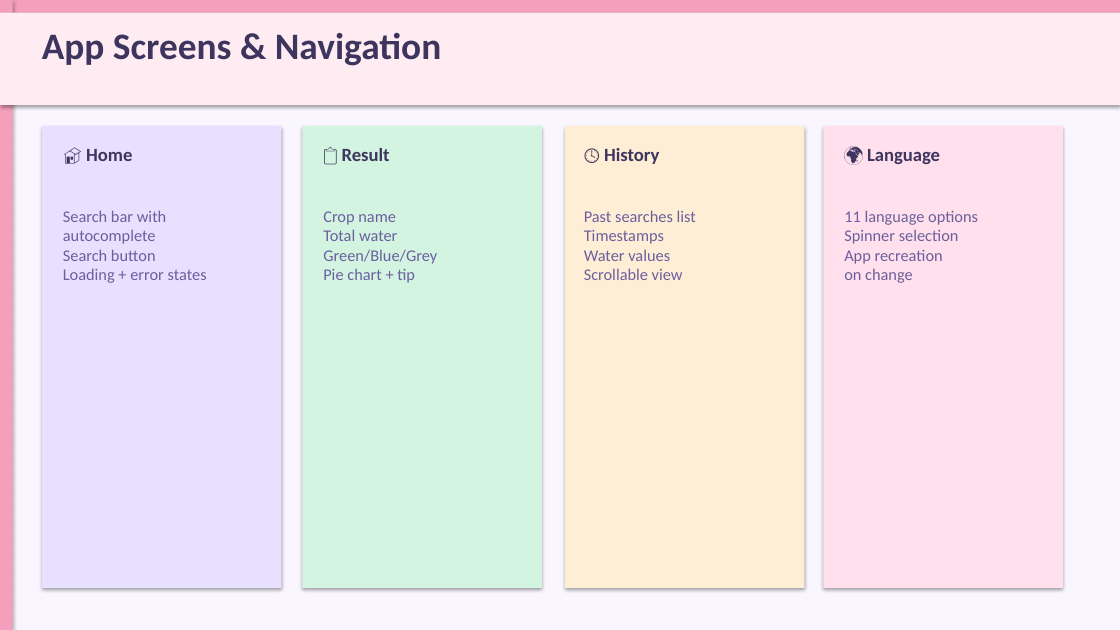
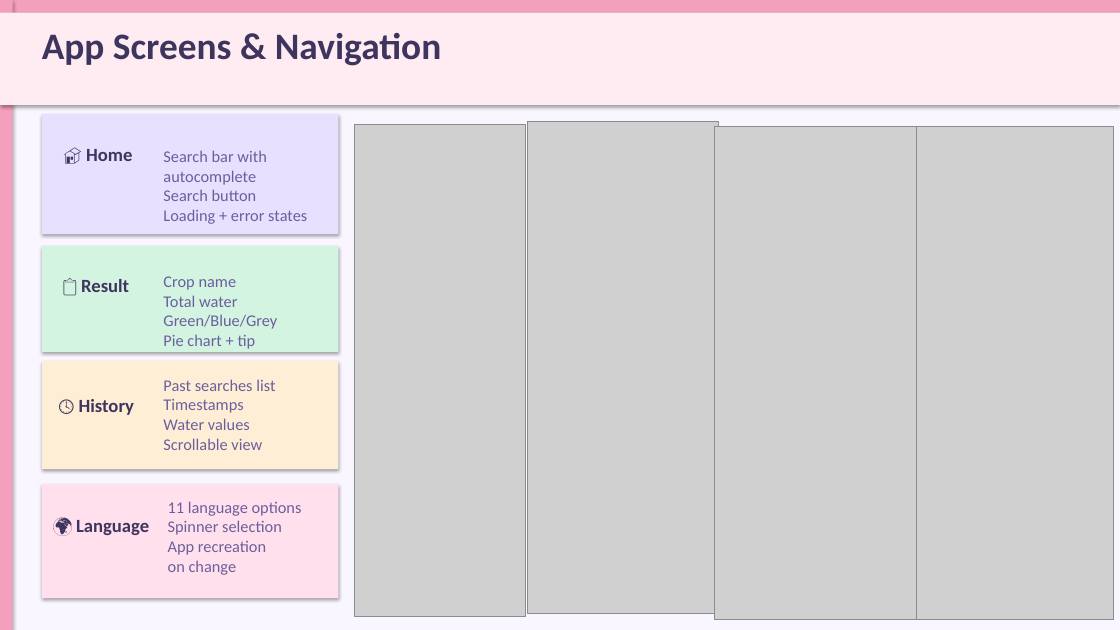
Before and after one commit to pranav-jpeg/vaari, a slide deck: slide 7 of Documentation/vaari-ppt.pptx. Drawn at 1120x630 pixels with LibreOffice and Linux fonts; fonts in the diff are those of the drawing; grey boxes stand for pictures. Boxes give left, top, right and bottom in pixels: in the first picture for what was removed or moved away, otherwise in the second. Text is boxed around its words. In the diff, an @@ line names an element or a change of style, - is before the commit and + after.

```diff
--- a/Documentation/vaari-ppt.pptx
+++ b/Documentation/vaari-ppt.pptx
@@ rectangle: place and size @@
-rectangle at [42, 126, 281, 588]
+rectangle at [42, 114, 339, 234]
@@ text "Search bar with autocomplete Search ...": place and size @@
-text "Search bar with autocomplete Search ..." at [63, 210, 207, 283]
+text "Search bar with autocomplete Search ..." at [163, 150, 307, 224]
@@ picture added at [355, 124, 526, 616] @@
@@ picture added at [527, 122, 718, 613] @@
@@ picture added at [714, 127, 916, 619] @@
@@ picture added at [912, 127, 1114, 619] @@
@@ rectangle: place and size @@
-rectangle at [302, 126, 542, 588]
+rectangle at [42, 246, 339, 352]
@@ text "Crop name Total water Green/Blue/Grey ...": place and size @@
-text "Crop name Total water Green/Blue/Grey ..." at [323, 211, 437, 283]
+text "Crop name Total water Green/Blue/Grey ..." at [163, 276, 277, 349]
@@ text "📋 Result": place and size @@
-text "📋 Result" at [342, 148, 390, 161]
+text "📋 Result" at [81, 279, 129, 292]
@@ rectangle: place and size @@
-rectangle at [565, 126, 804, 588]
+rectangle at [42, 361, 339, 470]
@@ text "Past searches list Timestamps Water ...": place and size @@
-text "Past searches list Timestamps Water ..." at [584, 210, 696, 280]
+text "Past searches list Timestamps Water ..." at [163, 379, 275, 450]
@@ text "🕓 History": place and size @@
-text "🕓 History" at [604, 148, 659, 164]
+text "🕓 History" at [79, 399, 134, 415]
@@ rectangle: place and size @@
-rectangle at [823, 126, 1063, 588]
+rectangle at [42, 484, 339, 598]
@@ text "11 language options Spinner selection ...": place and size @@
-text "11 language options Spinner selection ..." at [844, 210, 978, 283]
+text "11 language options Spinner selection ..." at [168, 501, 302, 575]
@@ text "🌍 Language": place and size @@
-text "🌍 Language" at [867, 149, 940, 164]
+text "🌍 Language" at [76, 520, 149, 535]
```
Also in this commit, not shown: 3 other slides changed, 44 other files.
